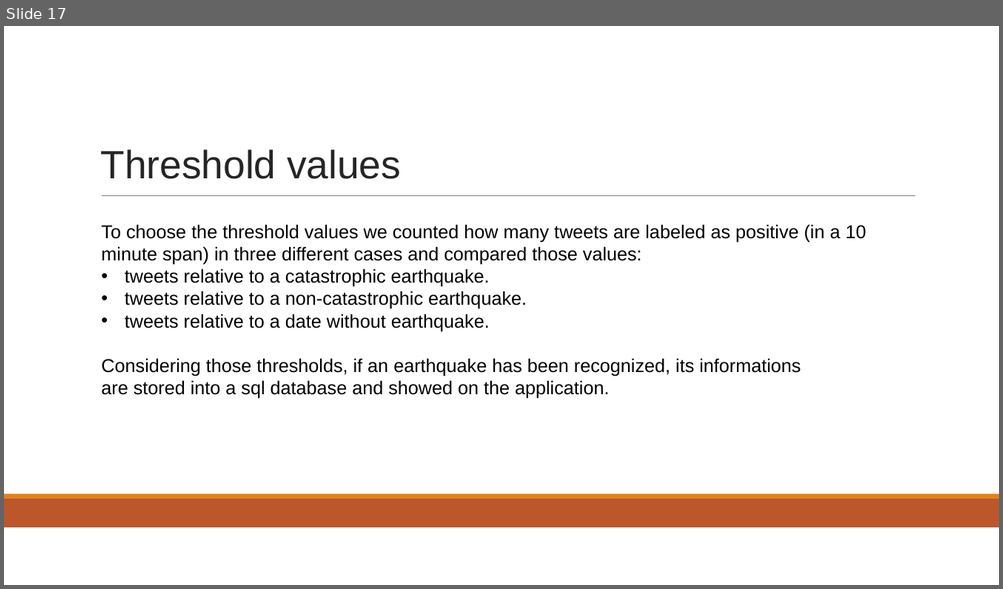
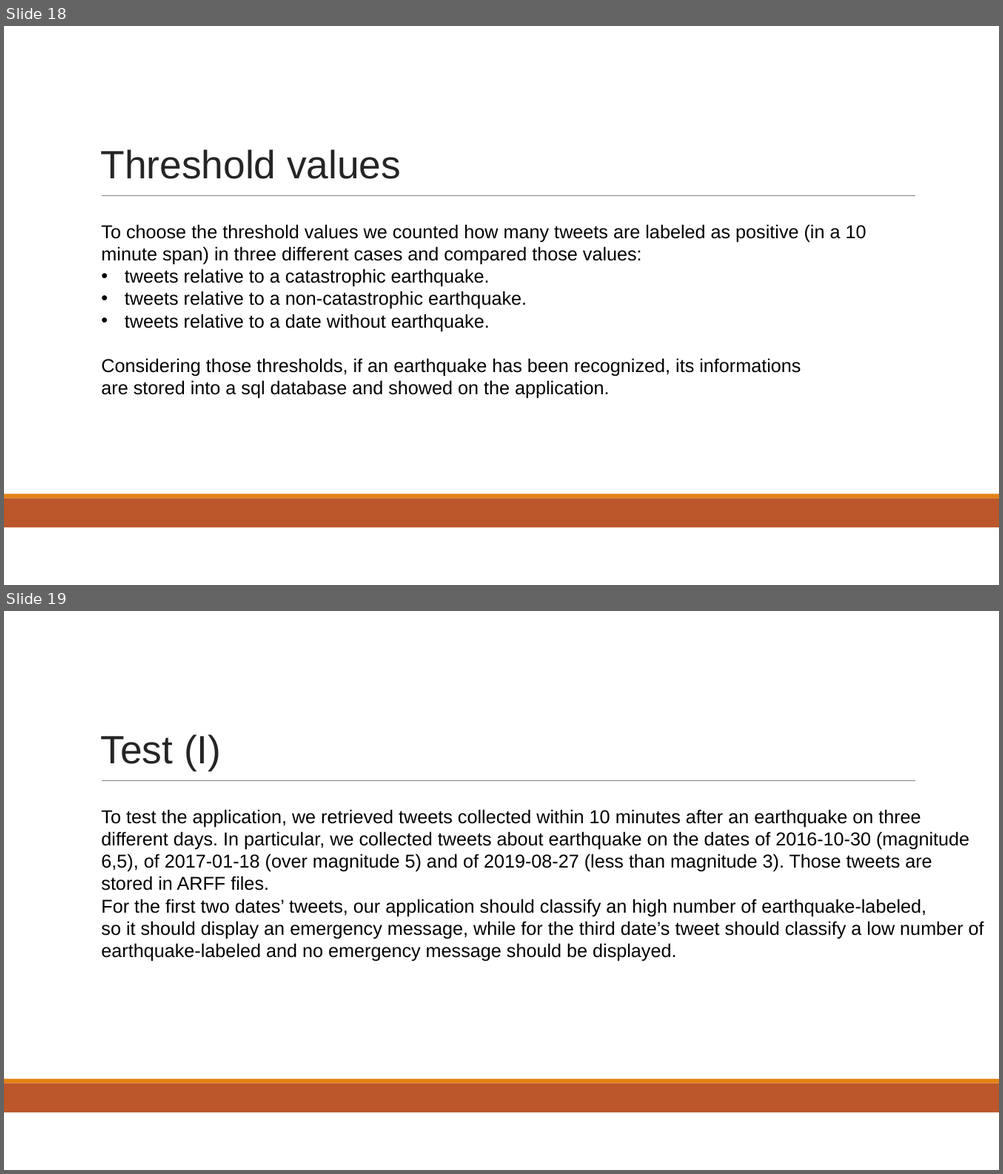
Before and after one commit to Geghi/DMML-Project, a slide deck: documentation/presentazione/presentazione.pptx. Shown one above the other, each under a label of ours: slide 17 before the commit, slides 18 and 19 after it. The pictures are 1003x589 and 1003x1174 pixels, drawn with LibreOffice and Linux fonts; fonts in the diff are those of the drawing. Boxes give left, top, right and bottom in pixels: in the first picture for what was removed or moved away, otherwise in the second. Text is boxed around its words. In the diff, an @@ line names an element or a change of style, - is before the commit and + after.

```diff
--- a/documentation/presentazione/presentazione.pptx
+++ b/documentation/presentazione/presentazione.pptx
@@ slide 19 added at <box>4,611,999,1170</box>, background #FFFFFF; not listed: 3 template elements that a slide beside it also shows @@
@@ title added at <box>101,735,221,771</box>, 38.1 pt, text #252525 @@
+Test (I)
@@ text added at <box>101,809,984,962</box>, 18 pt, text #000000 @@
+To test the application, we retrieved tweets collected within 10 minutes after an earthquake on three
+different days. In particular, we collected tweets about earthquake on the dates of 2016-10-30 (magnitude
+6,5), of 2017-01-18 (over magnitude 5) and of 2019-08-27 (less than magnitude 3). Those tweets are
+stored in ARFF files.
+For the first two dates’ tweets, our application should classify an high number of earthquake-labeled,
+so it should display an emergency message, while for the third date’s tweet should classify a low number of
+earthquake-labeled and no emergency message should be displayed.
@@ what was slide 17 is now slide 18 @@
```
Also in this commit, not shown: 1 slide changed, 4 other slides added, 6 other files.
